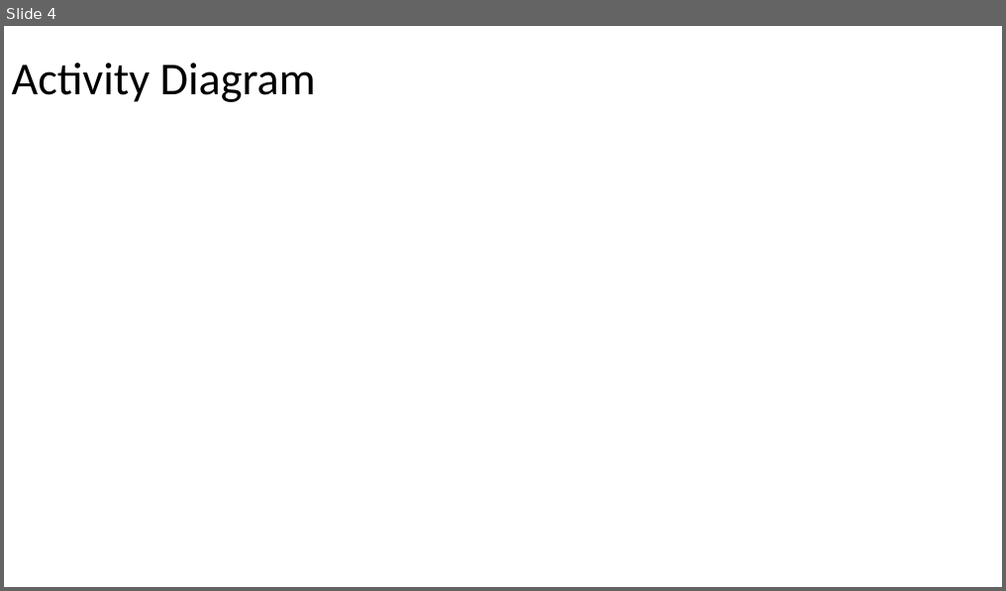
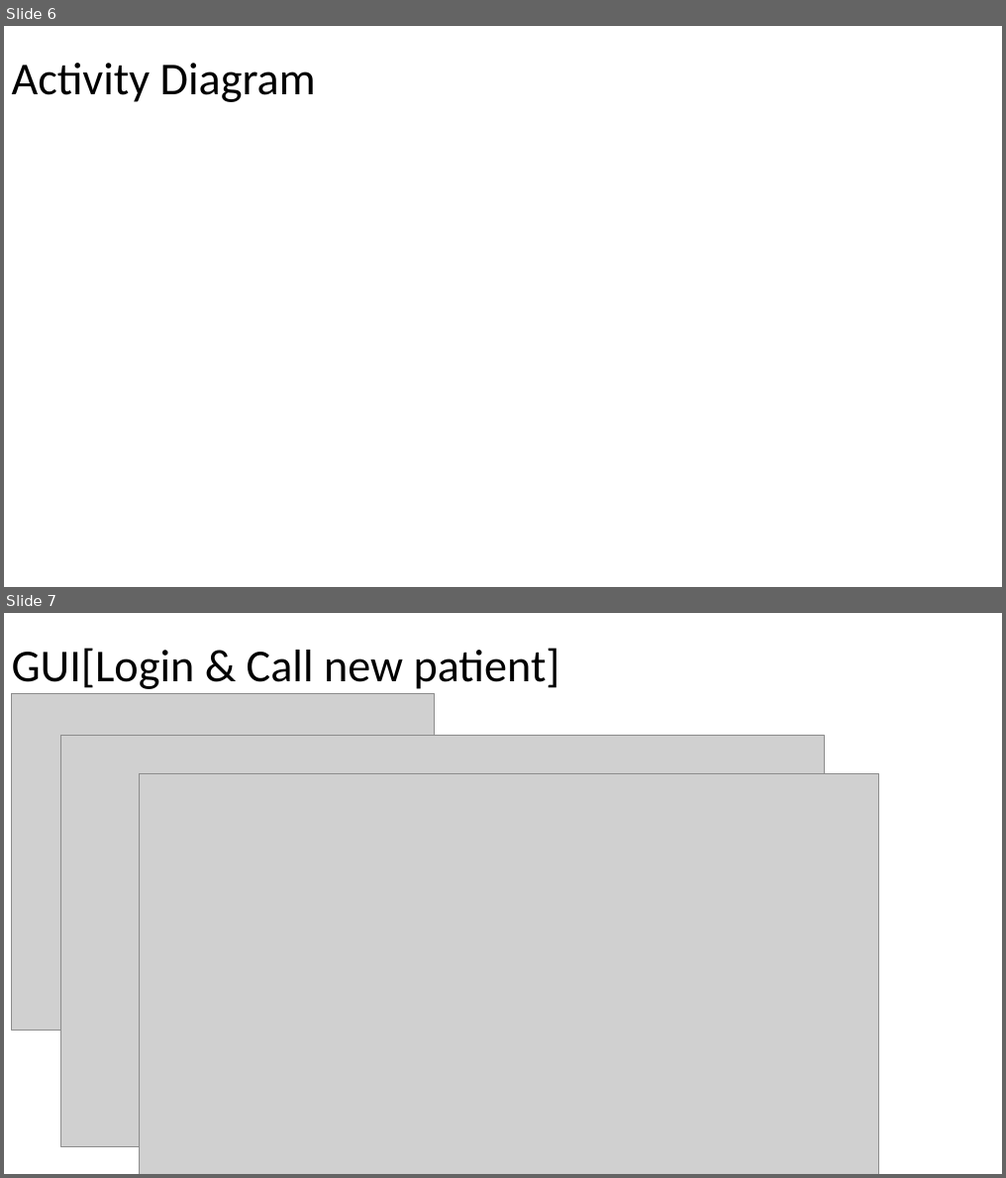
Before and after one commit to MRMRMRMayInternship/metarial, a slide deck: srs/Report.pptx. Shown one above the other, each under a label of ours: slide 4 before the commit, slides 6 and 7 after it. The pictures are 1006x591 and 1006x1178 pixels, drawn with LibreOffice and Linux fonts; fonts in the diff are those of the drawing; grey boxes stand for pictures. Boxes give left, top, right and bottom in pixels: in the first picture for what was removed or moved away, otherwise in the second. Text is boxed around its words. In the diff, an @@ line names an element or a change of style, - is before the commit and + after.

```diff
--- a/srs/Report.pptx
+++ b/srs/Report.pptx
@@ slide 7 added at bbox=[4, 613, 1002, 1174], background #FFFFFF @@
@@ title added at bbox=[12, 648, 560, 689], 44 pt, text #000000 @@
+GUI[Login & Call new patient]
@@ picture added at bbox=[12, 693, 435, 1030] @@
@@ picture added at bbox=[60, 735, 825, 1148] @@
@@ picture added at bbox=[140, 774, 879, 1174] @@
@@ what was slide 4 is now slide 6 @@
```
Also in this commit, not shown: 3 slides changed, 10 other slides added, 4 other files.
